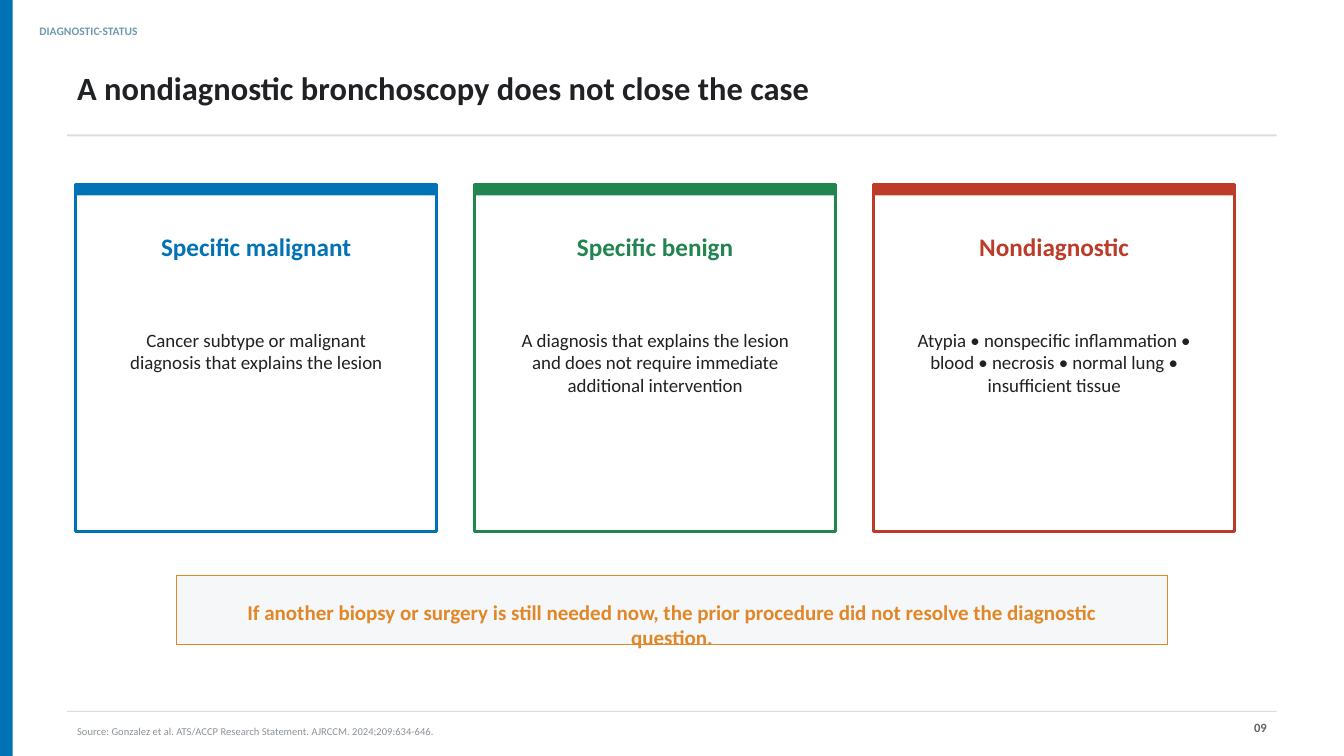
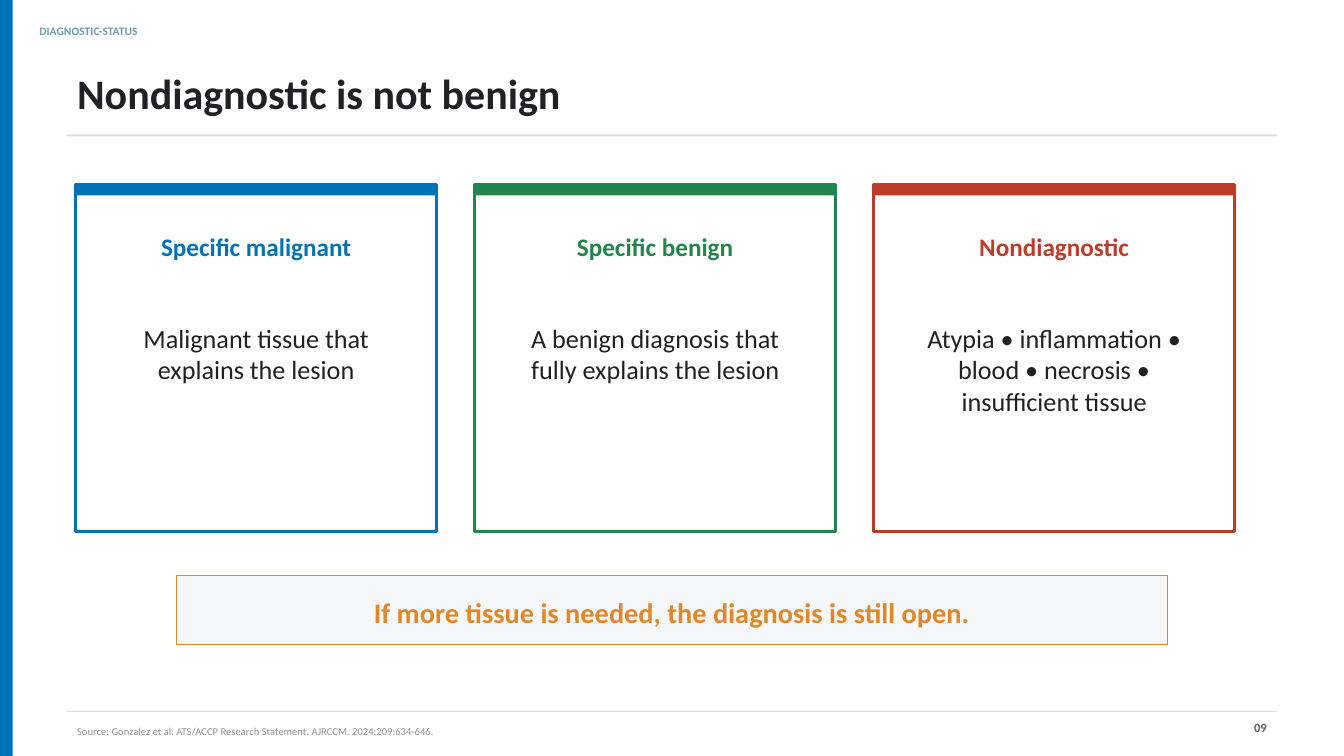
Before and after one commit to henrylab865/medical-slide-templates, a slide deck: slide 9 of examples/hemoptysis-lung-mass-mm/Hemoptysis_Lung_Mass_MM_NEJM_EN.pptx. Drawn at 1344x756 pixels with LibreOffice and Linux fonts; fonts in the diff are those of the drawing. Boxes give left, top, right and bottom in pixels: in the first picture for what was removed or moved away, otherwise in the second. Text is boxed around its words. In the diff, an @@ line names an element or a change of style, - is before the commit and + after.

Commit message:
Increase M&M deck readability for auditorium use
Shortens visible copy and enlarges primary body, table, and chart text in both language editions.

```diff
--- a/examples/hemoptysis-lung-mass-mm/Hemoptysis_Lung_Mass_MM_NEJM_EN.pptx
+++ b/examples/hemoptysis-lung-mass-mm/Hemoptysis_Lung_Mass_MM_NEJM_EN.pptx
@@ text at (x1=77, y1=79, x2=561, y2=116): text changed; size 23.2 to 30 pt @@
-A nondiagnostic bronchoscopy does not close the case
+Nondiagnostic is not benign
@@ text at (x1=143, y1=329, x2=369, y2=384): text changed; size 13.5 to 18.8 pt @@
-Cancer subtype or malignant diagnosis that explains the lesion
+Malignant tissue that explains the lesion
@@ text at (x1=531, y1=329, x2=779, y2=384): text changed; size 13.5 to 18.8 pt @@
-A diagnosis that explains the lesion and does not require immediate additional intervention
+A benign diagnosis that fully explains the lesion
@@ text at (x1=927, y1=330, x2=1162, y2=411): text changed; size 13.5 to 18.8 pt @@
-Atypia • nonspecific inflammation • blood • necrosis • normal lung • insufficient tissue
+Atypia • inflammation • blood • necrosis • insufficient tissue
@@ text at (x1=374, y1=603, x2=969, y2=628): text changed; size 15 to 20.2 pt @@
-If another biopsy or surgery is still needed now, the prior procedure did not resolve the diagnostic question.
+If more tissue is needed, the diagnosis is still open.
```
Also in this commit, not shown: 18 other slides changed, 3 other files.
